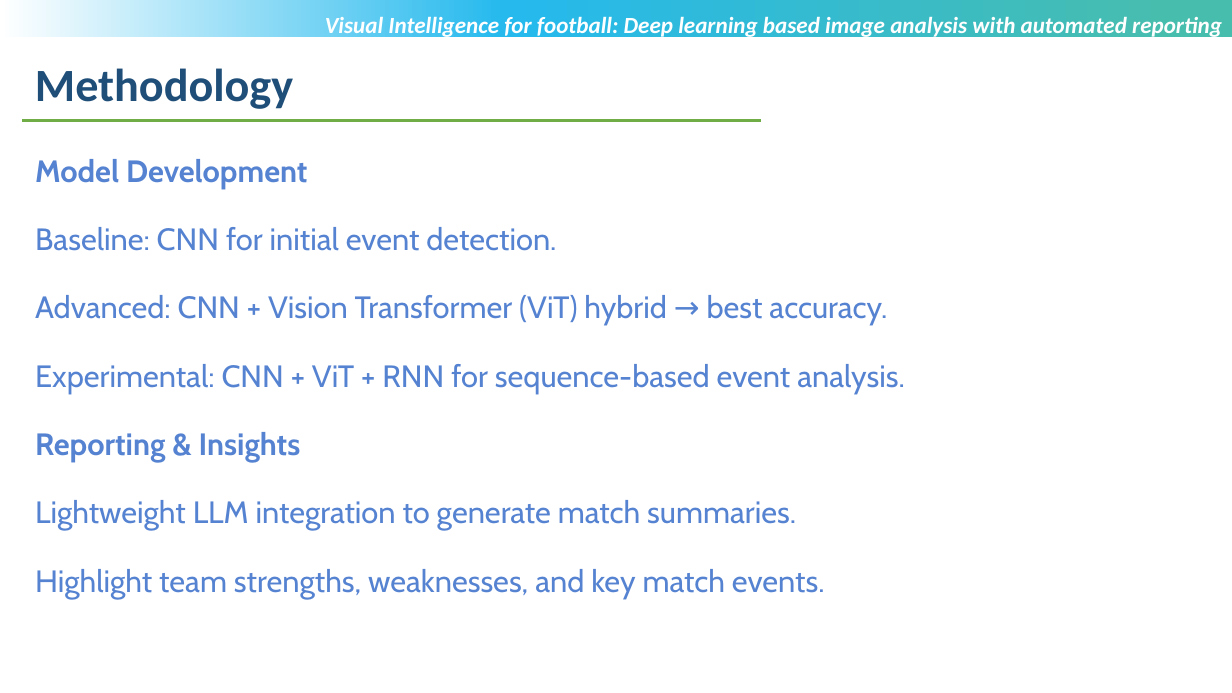
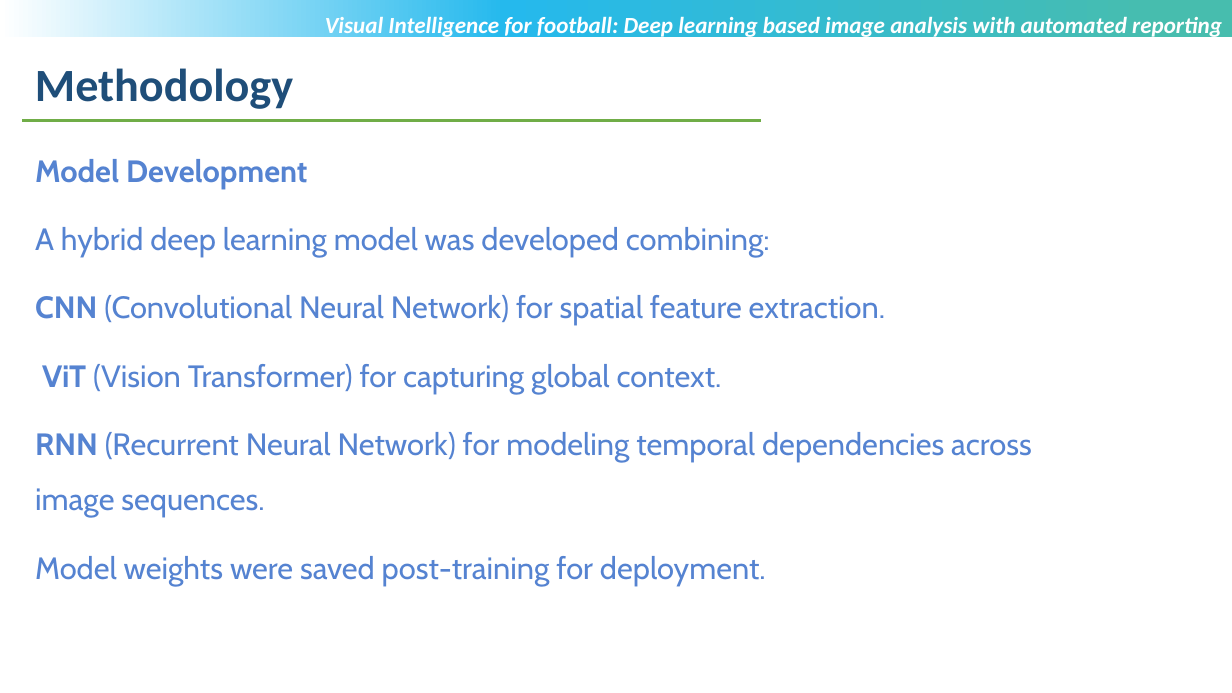
Before and after one commit to anandampaul2024-afk/Anandam-_college, a slide deck: slide 7 of MTech-Project_Review3_PPT_Anandam_Paul_T8635.pptx. Drawn at 1232x693 pixels with LibreOffice and Linux fonts; fonts in the diff are those of the drawing; background and template pictures are left out. Boxes give left, top, right and bottom in pixels: in the first picture for what was removed or moved away, otherwise in the second. Text is boxed around its words. In the diff, an @@ line names an element or a change of style, - is before the commit and + after.

```diff
--- a/MTech-Project_Review3_PPT_Anandam_Paul_T8635.pptx
+++ b/MTech-Project_Review3_PPT_Anandam_Paul_T8635.pptx
@@ text at [35, 227, 1032, 585]: text changed @@
-Baseline: CNN for initial event detection.
-Advanced: CNN + Vision Transformer (ViT) hybrid → best accuracy.
-Experimental: CNN + ViT + RNN for sequence-based event analysis.
-Reporting & Insights
-Lightweight LLM integration to generate match summaries.
-Highlight team strengths, weaknesses, and key match events.
+A hybrid deep learning model was developed combining:
+CNN (Convolutional Neural Network) for spatial feature extraction.
+ViT (Vision Transformer) for capturing global context.
+RNN (Recurrent Neural Network) for modeling temporal dependencies across image sequences.
+Model weights were saved post-training for deployment.
```
Also in this commit, not shown: 3 other slides changed, 2 slides removed.
